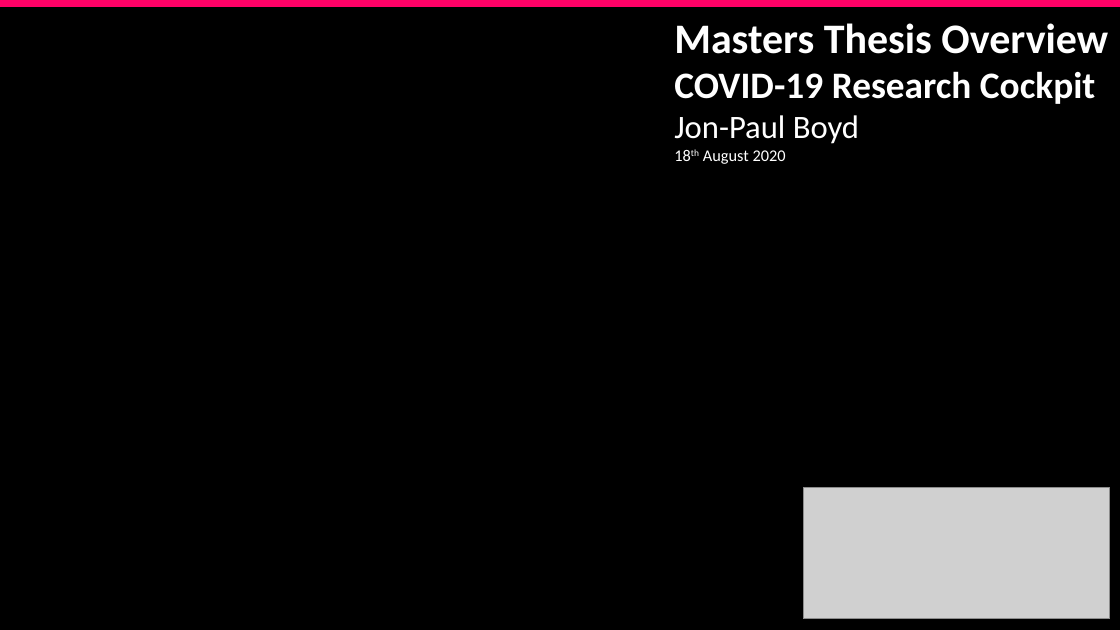
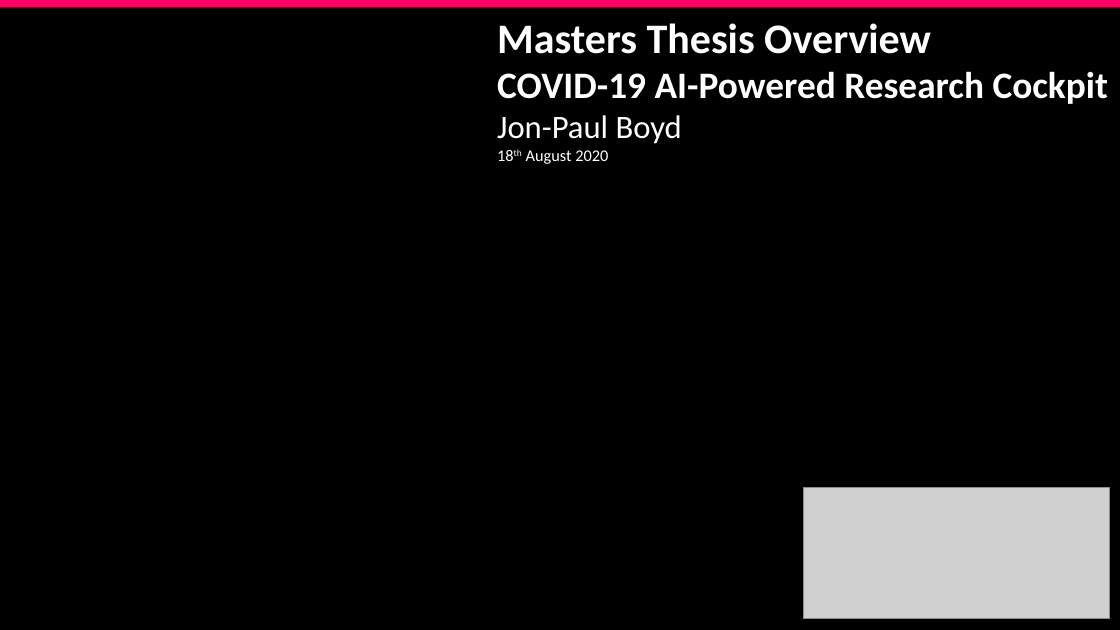
Before and after one commit to corticalstack/corticalstack.github.io, a slide deck: slide 1 of docs/project/Jon-Paul Boyd Masters Thesis Project Presentation COVID19 Research Cockpit.pptx. Drawn at 1120x630 pixels with LibreOffice and Linux fonts; fonts in the diff are those of the drawing; grey boxes stand for pictures; background and template pictures are left out. Boxes give left, top, right and bottom in pixels: in the first picture for what was removed or moved away, otherwise in the second. Text is boxed around its words. In the diff, an @@ line names an element or a change of style, - is before the commit and + after.

```diff
--- a/docs/project/Jon-Paul Boyd Masters Thesis Project Presentation COVID19 Research Cockpit.pptx
+++ b/docs/project/Jon-Paul Boyd Masters Thesis Project Presentation COVID19 Research Cockpit.pptx
@@ text "Masters Thesis Overview": place and size @@
-text "Masters Thesis Overview" at [674, 23, 1108, 164]
+text "Masters Thesis Overview" at [497, 23, 1108, 164]
@@ text at [497, 71, 1108, 104]: text changed @@
-COVID-19 Research Cockpit
+COVID-19 AI-Powered Research Cockpit
```
Also in this commit, not shown: 1 other slide changed, 1 other file.
